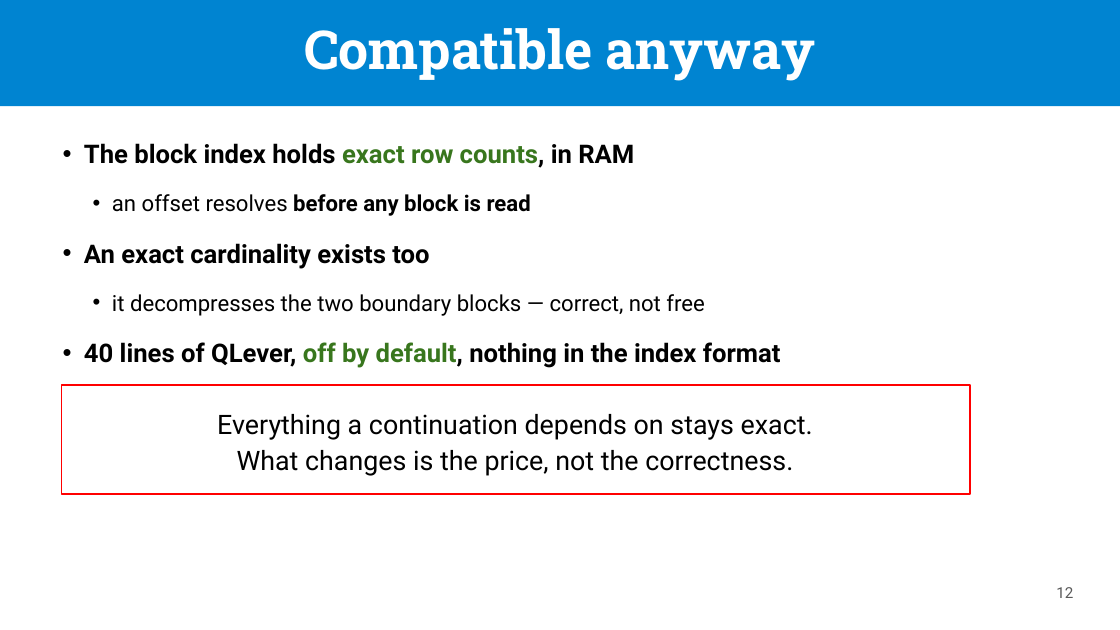
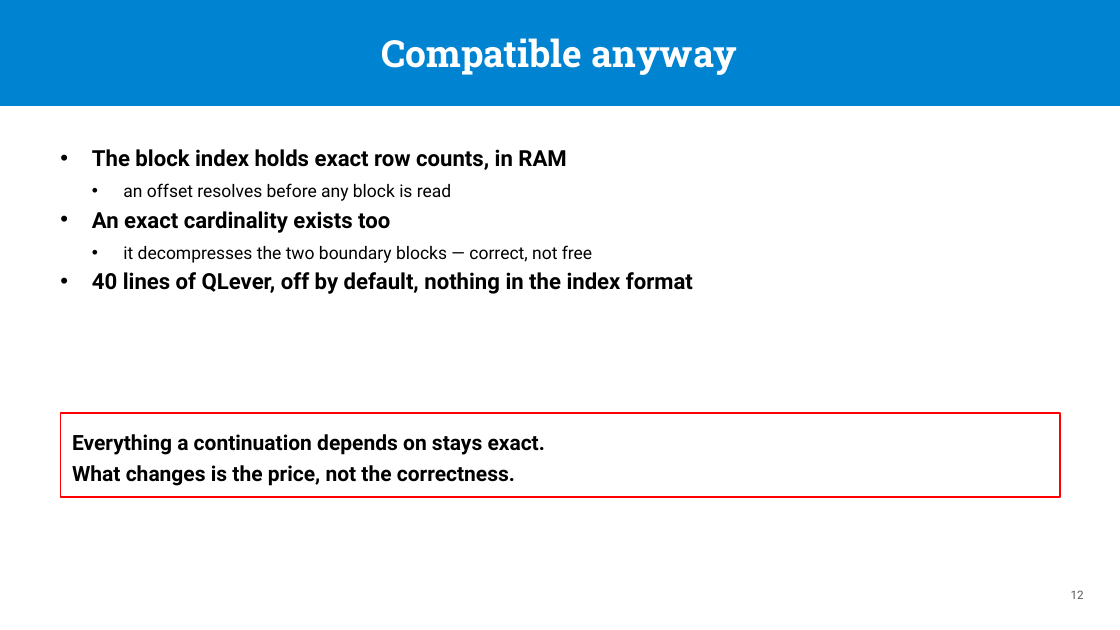
Before and after one commit to passage-org/passage, a slide deck: slide 12 of passage-qlever/slides/QLever as a Passage backend.pptx. Drawn at 1120x630 pixels with LibreOffice and Linux fonts; fonts in the diff are those of the drawing. Boxes give left, top, right and bottom in pixels: in the first picture for what was removed or moved away, otherwise in the second. Text is boxed around its words. In the diff, an @@ line names an element or a change of style, - is before the commit and + after.

```diff
--- a/passage-qlever/slides/QLever as a Passage backend.pptx
+++ b/passage-qlever/slides/QLever as a Passage backend.pptx
@@ rectangle removed at (0, 0, 1120, 106) @@
@@ rectangle added at (0, 0, 1120, 106), fill #0084D1 @@
@@ title "Compatible anyway": place and size @@
-title "Compatible anyway" at (304, 28, 816, 81)
+title "Compatible anyway" at (382, 38, 737, 75)
@@ title "Compatible anyway" at (382, 38, 737, 75): size 46 to 32 pt; line spacing 50.6pt to 1; vertical alignment top to middle @@
@@ text "The block index holds exact ...": place and size @@
-text "The block index holds exact ..." at (84, 143, 634, 168)
+text "The block index holds exact ..." at (92, 149, 693, 294)
@@ text at (92, 149, 566, 170): size 22 to 19 pt in "The block index holds exact row counts, ..."; text colour #38761D to #000000 in "exact row counts,"; indent changed; line spacing 30.8pt to 1; more space between paragraphs @@
@@ text at (92, 183, 693, 294): paragraphs added @@
+  • an offset resolves before any block is read
+• An exact cardinality exists too
+  • it decompresses the two boundary blocks — correct, not free
+• 40 lines of QLever, off by default, nothing in the index format
@@ text removed at (112, 194, 531, 216) @@
-• an offset resolves before any block is read
@@ text removed at (84, 243, 429, 269) @@
-• An exact cardinality exists too
@@ text removed at (112, 294, 704, 316) @@
-• it decompresses the two boundary blocks — correct, not free
@@ text removed at (84, 342, 781, 368) @@
-• 40 lines of QLever, off by default, nothing in the index format
@@ rectangle "Everything a continuation depends on ...": place and size @@
-rectangle "Everything a continuation depends on ..." at (61, 385, 970, 494)
+rectangle "Everything a continuation depends on ..." at (60, 413, 1060, 497)
@@ rectangle "Everything a continuation depends on ..." at (60, 413, 1060, 497): size 23 to 18 pt, bold on; alignment centre to left; line spacing 31.1pt to 1.2 @@
@@ page number: place and size @@
-page number at (1056, 587, 1073, 598)
+page number at (1071, 590, 1084, 599)
@@ page number at (1071, 590, 1084, 599): size 13 to 10 pt; line spacing 18.2pt to 1 @@
```
Also in this commit, not shown: 15 other slides changed, 2 other files.
